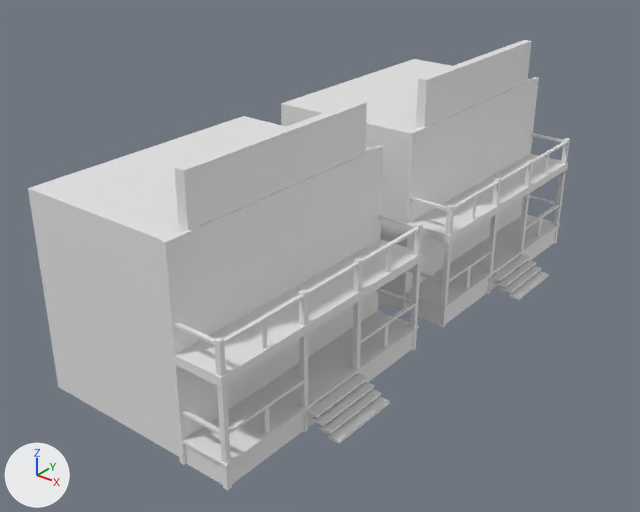
Two versions of the Blender file level/house_base.blend, one commit apart.
One viewpoint serves both versions: a 50 mm lens placed at (20.6, -21.0, 19.0), pointed at (-0.9, 6.0, 2.3). The axes (+X, +Y, +Z) are drawn at lower left. The lights are the same throughout. The older version comes first. Materials are left out; every surface is plain grey.

Names of what the first picture shows: 'HouseBase2', 'HouseBase2.001'.
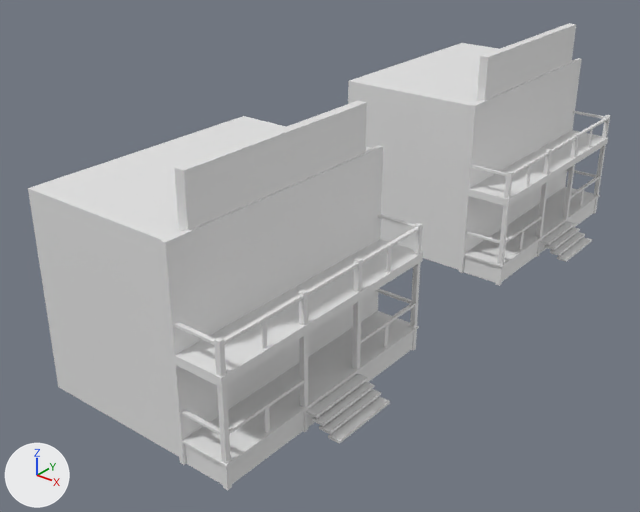
The change, as a list of edits to the scene's bpy script:
```text
Change ob_housebase2_001:
    ob_housebase2_001.location: (0.0, 13.0, 0.0) -> (0.0, 17.91, 0.0)
```

Pixel boxes [x1, y1, x2, y2] of what changed, in the pictures (640 x 512 px):
'HouseBase2.001', moved
    before: [281, 40, 570, 328]
    after: [348, 23, 610, 286]
